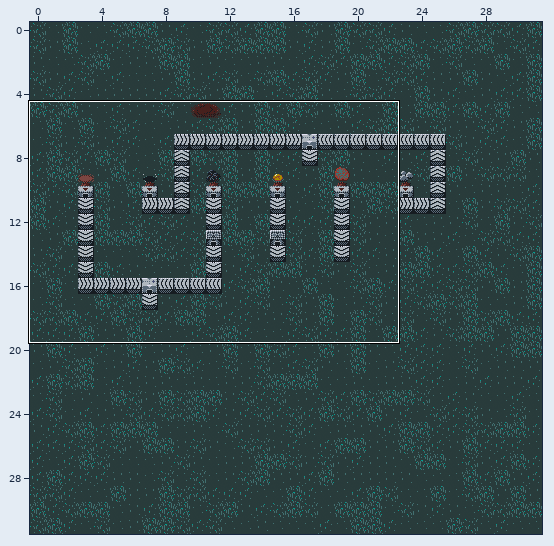
An edit to a level. Tiled map, map.tmx. The first picture is a wide view before the edit; the outline marks the close-up.
Close-up. Old version:
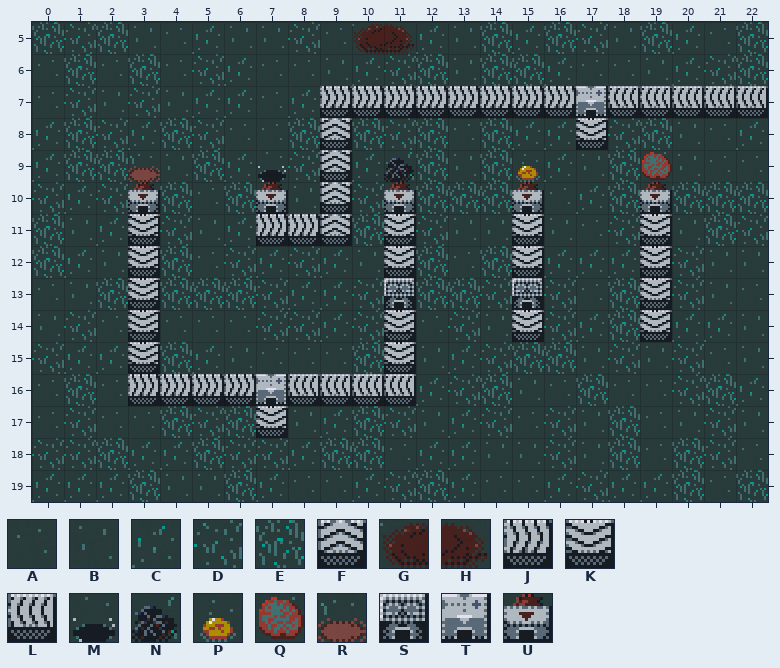
Cells are 16x16 px. Shown: x 0..22, y 5..19.
Key: from "sprites": A 256, B 257, C 258, D 259, E 260, F 261, G 288, H 289, J 293, K 325, L 357, M 480, N 481, P 482, Q 483, R 485, S 512, T 515, U 519.
_ is an empty cell.
Layer "Tile Layer 1" before, first column x 0:
 5 EDEBACBBDAGHCBECEDBECAE
 6 AEAEADCAABCDEBEECAABCDE
 7 ADBDBCCACJJJJJJJJTLLLLL
 8 CEDCEDAAEFEDEAECCKDEBAC
 9 CEERBECMDFCNEBEPCBEQBAA
10 DCDUEAEUBFDUEEEUACEUEEE
11 EBCKDBCJJFEKDBBKBADKBED
12 ECBKEADCDCBKEAEKCCCKDBB
13 ABEKEEEDCCDSEEDSDAEKDBA
14 BDAKAAADDCDKADBKDCEKCCB
15 DCCKECBAAAEKBCDEEBDBDAB
16 AEAJJJJTLLLLCDEBAEAADEC
17 ADAAEDEKBCEDBCDADBEABDB
18 DDECCEDDCEEACCBBDBEAEDA
19 CCCEBBECAACDECAACDCCEAE
The same view after the edit:
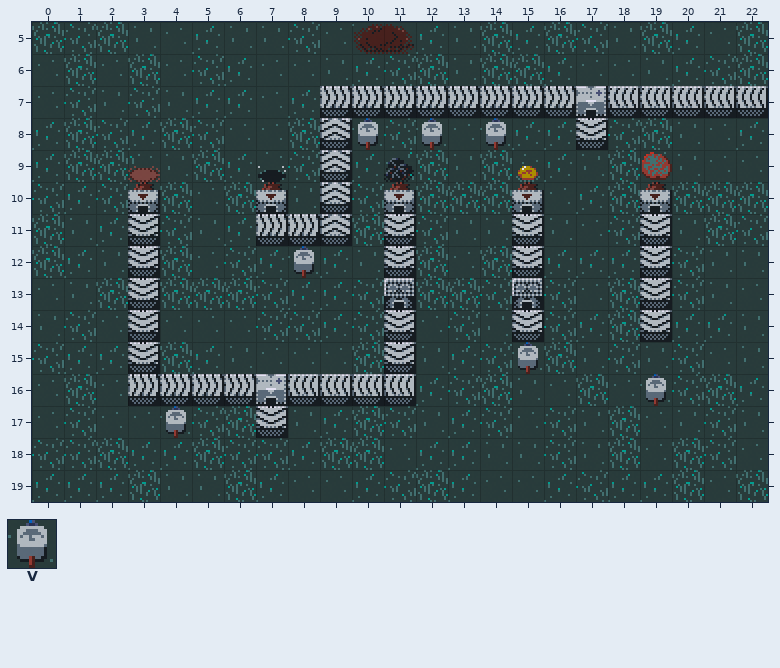
Further tiles: from "sprites": V 517.
Change:
Layer "Tile Layer 1":
Tile A becomes tile V in row 16 at x 19.
Tile D becomes tile V in row 12 at x 8.
Tile E becomes tile V in row 8 at x 10, 12 and 14; in row 15 at x 15; in row 17 at x 4.
Boxes around the changes in both close-ups, in picture pixels (x1, y1, x2, y2):
changed: (352, 118, 384, 150)
changed: (416, 118, 448, 150)
changed: (480, 118, 512, 150)
changed: (288, 246, 320, 278)
changed: (512, 342, 544, 374)
changed: (640, 374, 670, 406)
changed: (160, 406, 192, 438)
